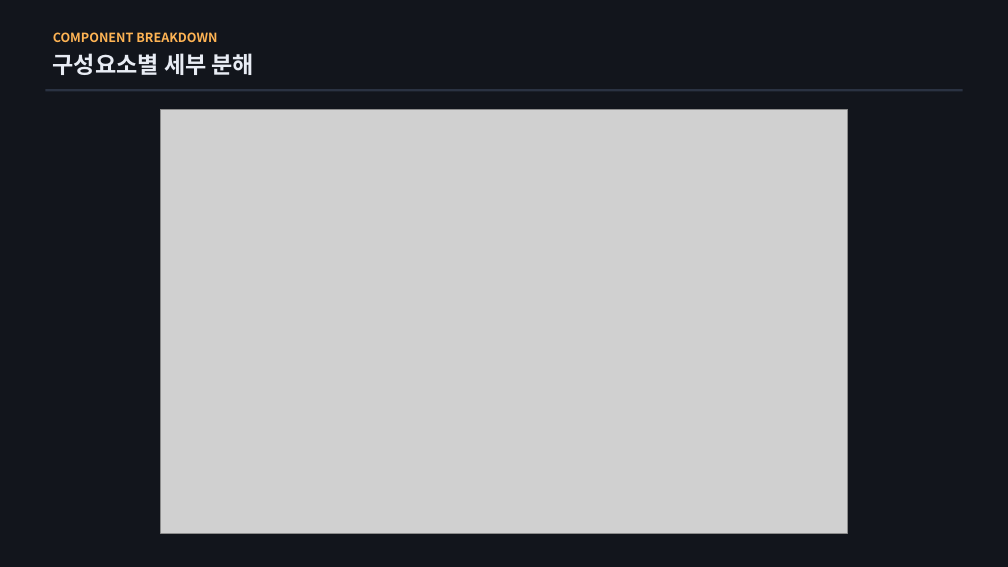
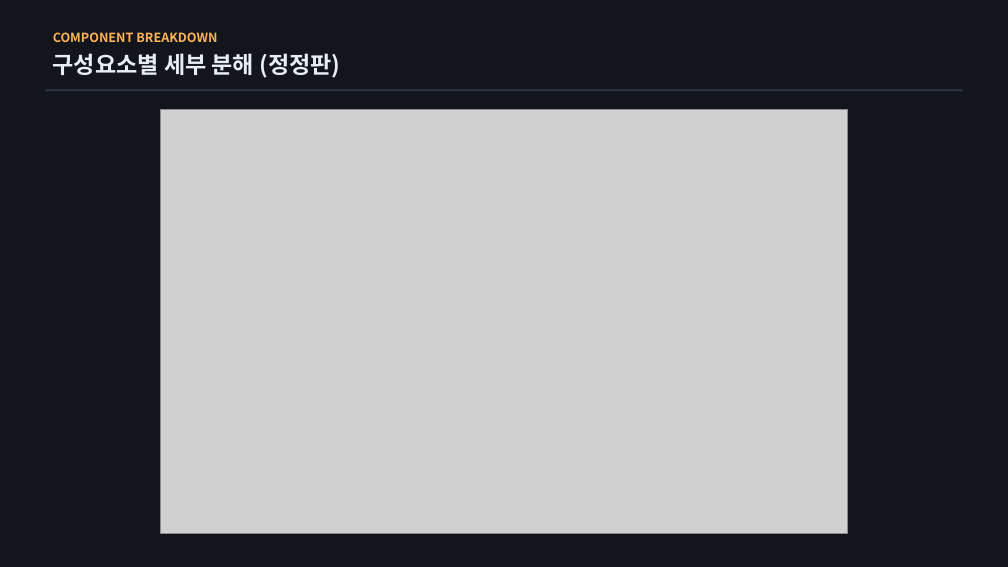
Before and after one commit to sawo0150/gs_floaterLab, a slide deck: slide 9 of context/ppt/ppt0720/vigs_realtime_timeline_0720.pptx (slide 8 before the commit). Drawn at 1008x567 pixels with LibreOffice and Linux fonts; fonts in the diff are those of the drawing; grey boxes stand for pictures. Boxes give left, top, right and bottom in pixels: in the first picture for what was removed or moved away, otherwise in the second. Text is boxed around its words. In the diff, an @@ line names an element or a change of style, - is before the commit and + after.

```diff
--- a/context/ppt/ppt0720/vigs_realtime_timeline_0720.pptx
+++ b/context/ppt/ppt0720/vigs_realtime_timeline_0720.pptx
@@ text at [53,53,340,78]: text changed @@
-구성요소별 세부 분해
+구성요소별 세부 분해 (정정판)
```
Also in this commit, not shown: 7 other slides changed, 2 slides added, 13 other files.
